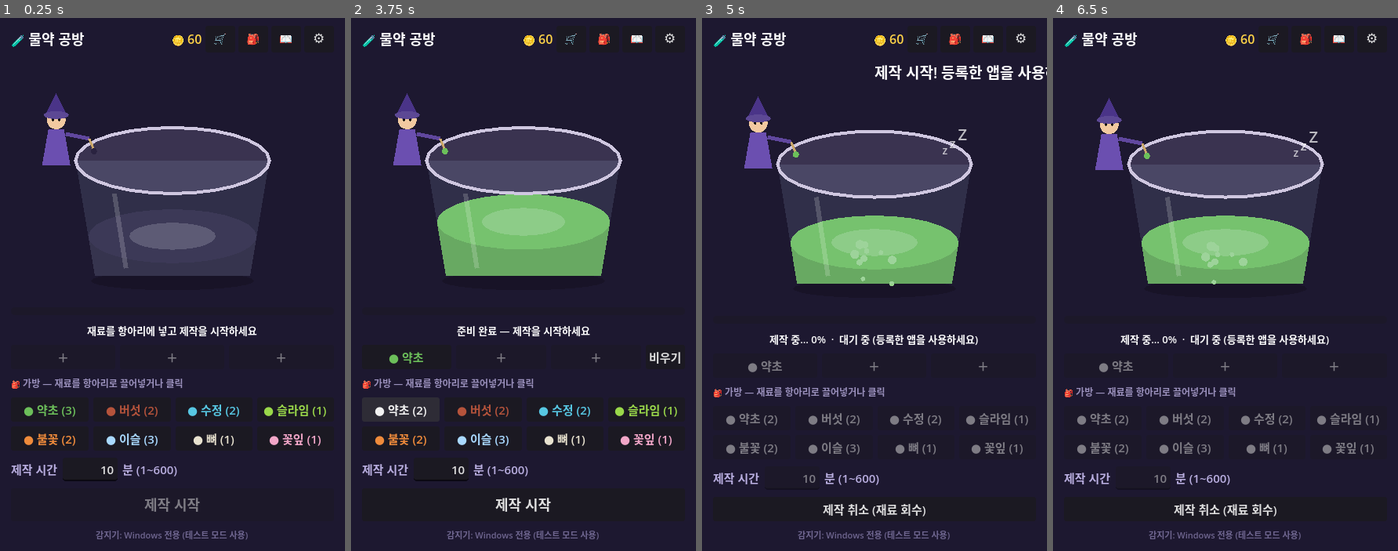
Above: before the commit, frames 1-4 (left to right).
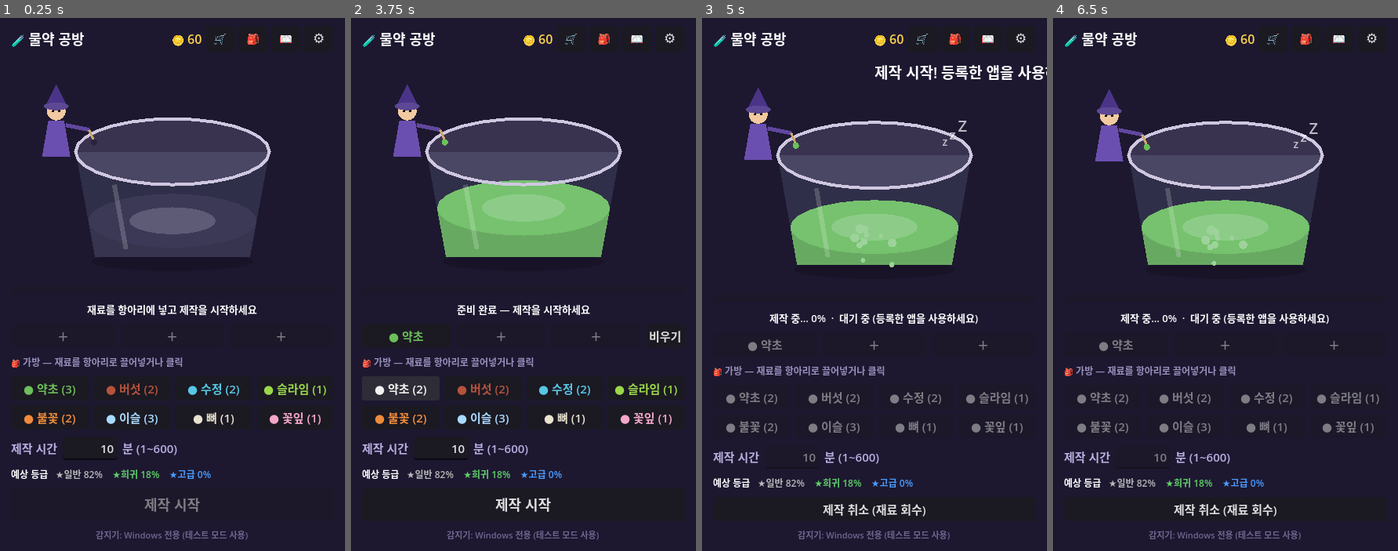
Above: after the commit, the same moments.

Repository: Six-Tail/Potion-Maker
Game: Godot game, scene res://main.tscn
Same seed, same stepped clock (60 frames per second), same inputs: the game is played once before the commit and once after it.
Inputs:
- Up to frame 1 (0.25 s): no input
- Up to frame 2 (3.75 s): click "🛒" at 0.5 s; click "🎒" at 1.25 s; click "📖" at 2 s; click "⚙" at 2.75 s; click "● 약초 (3)" at 3.5 s
- Up to frame 3 (5 s): click "제작 시작" at 4.25 s
- Up to frame 4 (6.5 s): click "제작 취소 (재료 회수)" at 5 s; click "제작 시작" at 5.75 s

The runs differ from the first frame. In frame 1, 12% of the frame differs, in the area x 3-95%, y 12-87%; in frame 2, 14%; in frame 3, 14%, in the area x 3-95%, y 13-89%; in frame 4, 14%.

Commit message:
feat: 물약 등급 시스템 (일반/희귀/고급)
- 제작 시간이 길수록 상위 등급 확률↑ (grade_probabilities/roll_grade)
- 등급별 ★ 색상: 일반=회색, 희귀=초록, 고급=파랑
- 등급별 판매가 배수(1.0 / 1.8 / 3.2), 보관함에 등급/가격 표시
- 등급별로 보관함 분리 저장(id@grade), 완성 토스트/알림에 등급 표시
- 시간 입력 시 예상 등급 확률 실시간 안내, 도감 등급 설명 추가

Co-Authored-By: Claude Opus 4.8 <noreply@anthropic.com>

Diff:
--- a/scripts/game_state.gd
+++ b/scripts/game_state.gd
@@ -34,8 +34,9 @@
 # 발견한 레시피 id 목록 (도감)
 var discovered: Array = []
 
-# 방금 완성한 물약 이름 (완성 알림용)
+# 방금 완성한 물약 (완성 알림용)
 var last_made_name: String = ""
+var last_made_grade: int = 0
 
 # 등록된 앱: [{ name:String(소문자 프로세스명), title:String }]
 var registered_apps: Array = []
@@ -45,6 +46,7 @@
 var force_active: bool = false      # true 면 PC 사용 여부와 무관하게 항상 진행
 
 func _ready() -> void:
+	randomize()
 	load_game()
 
 func _exit_tree() -> void:
@@ -129,8 +131,13 @@
 
 func _complete_brew() -> void:
 	var result: Dictionary = Recipes.resolve(brew.ings, brew.minutes)
+	# 등급 판정: 실패작/정체불명은 항상 일반, 그 외는 시간에 따라 확률적으로.
+	var grade := 0
+	if result.id != "unknown" and result.id != "failure":
+		grade = Recipes.roll_grade(brew.minutes)
 	last_made_name = String(result.name)
-	_add_potion(result)
+	last_made_grade = grade
+	_add_potion(result, grade)
 	brew = null
 	brew_changed.emit()
 	save_game()
@@ -146,27 +153,32 @@
 	return maxf(brew.target_sec - brew.acc_sec, 0.0)
 
 # ---------- 보관함 / 도감 ----------
-func _add_potion(p: Dictionary) -> void:
+func _add_potion(p: Dictionary, grade: int = 0) -> void:
 	var id: String = p.id
-	if inventory.has(id):
-		inventory[id].count += 1
+	var key := "%s@%d" % [id, grade]   # 등급별로 따로 보관
+	if inventory.has(key):
+		inventory[key].count += 1
 	else:
-		inventory[id] = {
+		var base := int(p.get("value", 5))
+		var val := int(round(base * Recipes.grade_mult(grade)))
+		inventory[key] = {
+			"id": id,
 			"name": p.name,
 			"color": _color_to_arr(p.color),
 			"desc": p.get("desc", ""),
-			"value": int(p.get("value", 5)),
+			"grade": grade,
+			"value": val,
 			"count": 1,
 		}
 	if id != "unknown" and id != "failure" and not discovered.has(id):
 		discovered.append(id)
 	inventory_changed.emit()
 
-func take_potion(id: String) -> void:
-	if inventory.has(id):
-		inventory[id].count -= 1
-		if inventory[id].count <= 0:
-			inventory.erase(id)
+func take_potion(key: String) -> void:
+	if inventory.has(key):
+		inventory[key].count -= 1
+		if inventory[key].count <= 0:
+			inventory.erase(key)
 		inventory_changed.emit()
 		save_game()
 
@@ -182,14 +194,15 @@
 	save_game()
 	return true
 
-## 물약 1개 판매. 판매가(코인)를 반환, 실패 시 0.
-func sell_potion(id: String) -> int:
-	if not inventory.has(id):
+## 물약 1개 판매(등급 포함 key). 판매가(코인)를 반환, 실패 시 0.
+func sell_potion(key: String) -> int:
+	if not inventory.has(key):
 		return 0
-	var value := int(Recipes.sell_value(id))
-	inventory[id].count -= 1
-	if inventory[id].count <= 0:
-		inventory.erase(id)
+	var entry = inventory[key]
+	var value := int(entry.get("value", Recipes.sell_value(String(entry.get("id", key)))))
+	entry.count -= 1
+	if entry.count <= 0:
+		inventory.erase(key)
 	coins += value
 	inventory_changed.emit()
 	coins_changed.emit()
--- a/scripts/main.gd
+++ b/scripts/main.gd
@@ -12,6 +12,7 @@
 var bag_grid: GridContainer
 var bag_buttons: Dictionary = {}   # 재료 id -> BagItem 버튼
 var time_input: LineEdit
+var grade_hint: RichTextLabel
 var brew_btn: Button
 var cancel_btn: Button
 var detect_label: Label
@@ -212,6 +213,15 @@
 	minlab.size_flags_horizontal = Control.SIZE_EXPAND_FILL
 	time_row.add_child(minlab)
 
+	# --- 예상 등급 확률 (시간이 길수록 상위 등급↑) ---
+	grade_hint = RichTextLabel.new()
+	grade_hint.bbcode_enabled = true
+	grade_hint.fit_content = true
+	grade_hint.scroll_active = false
+	grade_hint.add_theme_font_size_override("normal_font_size", 12)
+	grade_hint.mouse_filter = Control.MOUSE_FILTER_IGNORE
+	vb.add_child(grade_hint)
+
 	# --- 제작 / 취소 버튼 ---
 	brew_btn = Button.new()
 	brew_btn.text = "제작 시작"
@@ -348,6 +358,15 @@
 	if clean != s:
 		time_input.text = clean
 		time_input.caret_column = clean.length()
+	_update_grade_hint()
+
+func _update_grade_hint() -> void:
+	if grade_hint == null:
+		return
+	var t := time_input.text.strip_edges()
+	var m := clampi(int(t) if t.is_valid_int() else 0, 0, 600)
+	var p := Recipes.grade_probabilities(m)
+	grade_hint.text = "예상 등급   [color=#b8b8b8]★일반 %d%%[/color]    [color=#5fd06a]★희귀 %d%%[/color]    [color=#4a9bff]★고급 %d%%[/color]" % [roundi(p[0] * 100), roundi(p[1] * 100), roundi(p[2] * 100)]
 
 func _read_minutes() -> int:
 	var t := time_input.text.strip_edges()
@@ -371,9 +390,11 @@
 		cauldron.result_flash = 1.0
 		var last := GameState.last_made_name
 		if last != "":
-			_show_toast("✨ %s 완성!" % last)
+			var g := GameState.last_made_grade
+			var gname := Recipes.grade_name(g)
+			_show_toast("✨ ★%s %s 완성!" % [gname, last], Recipes.grade_color(g))
 			if not get_window().has_focus():
-				Watcher.notify("물약 공방 — 완성!", "%s 이(가) 완성되었어요." % last)
+				Watcher.notify("물약 공방 — 완성!", "[%s] %s 이(가) 완성되었어요." % [gname, last])
 	_was_brewing = brewing
 	refresh_all()
 
@@ -463,6 +484,7 @@
 		b.text = "● %s (%d)" % [Recipes.ingredient_name(id), stock]
 		b.disabled = brewing or jar_full or stock <= 0
 	_refresh_coins()
+	_update_grade_hint()
 
 func _refresh_coins() -> void:
 	if coins_label:
@@ -541,8 +563,10 @@
 		e.text = "아직 만든 물약이 없어요."
 		overlay_content.add_child(e)
 		return
-	for id in GameState.inventory.keys():
-		var p = GameState.inventory[id]
+	for key in GameState.inventory.keys():
+		var p = GameState.inventory[key]
+		var grade := int(p.get("grade", 0))
+		var value := int(p.get("value", Recipes.sell_value(String(p.get("id", key)))))
 		var row := HBoxContainer.new()
 		row.add_theme_constant_override("separation", 8)
 		var sw := ColorRect.new()
@@ -552,8 +576,10 @@
 		var box := VBoxContainer.new()
 		box.size_flags_horizontal = Control.SIZE_EXPAND_FILL
 		var n := Label.new()
-		n.text = "%s  ×%d" % [p.name, p.count]
 		n.add_theme_font_size_override("font_size", 16)
+		# 등급 ★ + 물약명 + 개수 (★ 색상으로 등급 구분)
+		n.text = "★ %s  %s  ×%d" % [Recipes.grade_name(grade), p.name, p.count]
+		n.add_theme_color_override("font_color", Recipes.grade_color(grade))
 		box.add_child(n)
 		var d := Label.new()
 		d.text = p.get("desc", "")
@@ -562,17 +588,17 @@
 		d.autowrap_mode = TextServer.AUTOWRAP_WORD_SMART
 		box.add_child(d)
 		row.add_child(box)
-		var cap_id: String = id
+		var cap_key: String = key
 		var sell := Button.new()
-		sell.text = "판매 🪙%d" % Recipes.sell_value(id)
+		sell.text = "판매 🪙%d" % value
 		sell.focus_mode = Control.FOCUS_NONE
-		sell.pressed.connect(func(): _on_sell(cap_id))
+		sell.pressed.connect(func(): _on_sell(cap_key))
 		row.add_child(sell)
 		overlay_content.add_child(row)
 		overlay_content.add_child(_hsep())
 
-func _on_sell(id: String) -> void:
-	var v := GameState.sell_potion(id)
+func _on_sell(key: String) -> void:
+	var v := GameState.sell_potion(key)
 	if v > 0:
 		_show_toast("판매 +🪙%d" % v)
 
@@ -615,7 +641,7 @@
 func _fill_recipes() -> void:
 	_clear_overlay()
 	var intro := Label.new()
-	intro.text = "재료 조합과 시간대에 따라 다른 물약이 만들어집니다. 발견하면 이름이 공개돼요."
+	intro.text = "재료 조합과 시간대에 따라 다른 물약이 만들어집니다. 발견하면 이름이 공개돼요.\n제작 시간이 길수록 높은 등급(★일반<희귀<고급)이 나올 확률이 오르고, 등급이 높을수록 비싸게 팔립니다."
 	intro.autowrap_mode = TextServer.AUTOWRAP_WORD_SMART
 	intro.add_theme_color_override("font_color", Color("9a90bc"))
 	overlay_content.add_child(intro)
@@ -642,7 +668,7 @@
 		box.add_child(info)
 		if found:
 			var d := Label.new()
-			d.text = r.desc + "   (판매가 🪙%d)" % int(r.value)
+			d.text = r.desc + "   (일반 판매가 🪙%d)" % int(r.value)
 			d.add_theme_font_size_override("font_size", 12)
 			d.add_theme_color_override("font_color", Color("9a90bc"))
 			d.autowrap_mode = TextServer.AUTOWRAP_WORD_SMART
@@ -824,7 +850,8 @@
 func _hsep() -> HSeparator:
 	return HSeparator.new()
 
-func _show_toast(text: String) -> void:
+func _show_toast(text: String, col: Color = Color.WHITE) -> void:
+	toast_label.add_theme_color_override("font_color", col)
 	toast_label.text = text
 	toast_label.modulate = Color(1, 1, 1, 1)
 	var tw := create_tween()
--- a/scripts/recipes.gd
+++ b/scripts/recipes.gd
@@ -80,6 +80,42 @@
 	"desc": "재료 없이 끓여봐야 그냥 물이다.",
 }
 
+# ---------- 등급(레어리티) ----------
+# 0=일반(회색) 1=희귀(초록) 2=고급(파랑)
+var GRADE_NAMES := ["일반", "희귀", "고급"]
+var GRADE_COLORS := [Color("b8b8b8"), Color("5fd06a"), Color("4a9bff")]
+var GRADE_MULT := [1.0, 1.8, 3.2]   # 등급별 판매가 배수
+
+func grade_name(g: int) -> String:
+	return GRADE_NAMES[clampi(g, 0, 2)]
+
+func grade_color(g: int) -> Color:
+	return GRADE_COLORS[clampi(g, 0, 2)]
+
+func grade_mult(g: int) -> float:
+	return GRADE_MULT[clampi(g, 0, 2)]
+
+## 설정 시간(분)에 따른 등급 확률 [일반, 희귀, 고급]. 시간이 길수록 상위 등급↑.
+func grade_probabilities(minutes: float) -> Array:
+	var q := clampf(minutes / 180.0, 0.0, 1.0)   # 0분→0, 180분↑→1
+	var w_common := 1.0 - q                       # 짧을수록 일반
+	var w_rare := q * (1.0 - q) * 2.0 + 0.1       # 중간 구간에서 희귀 피크
+	var w_premium := q * q                        # 길수록 고급 급증
+	var total := w_common + w_rare + w_premium
+	if total <= 0.0:
+		return [1.0, 0.0, 0.0]
+	return [w_common / total, w_rare / total, w_premium / total]
+
+## 시간에 따라 등급을 확률적으로 뽑는다.
+func roll_grade(minutes: float) -> int:
+	var p := grade_probabilities(minutes)
+	var r := randf()
+	if r < p[0]:
+		return 0
+	elif r < p[0] + p[1]:
+		return 1
+	return 2
+
 func _sorted_key(ing: Array) -> String:
 	var a = ing.duplicate()
 	a.sort()
Not shown, changed: README.md
